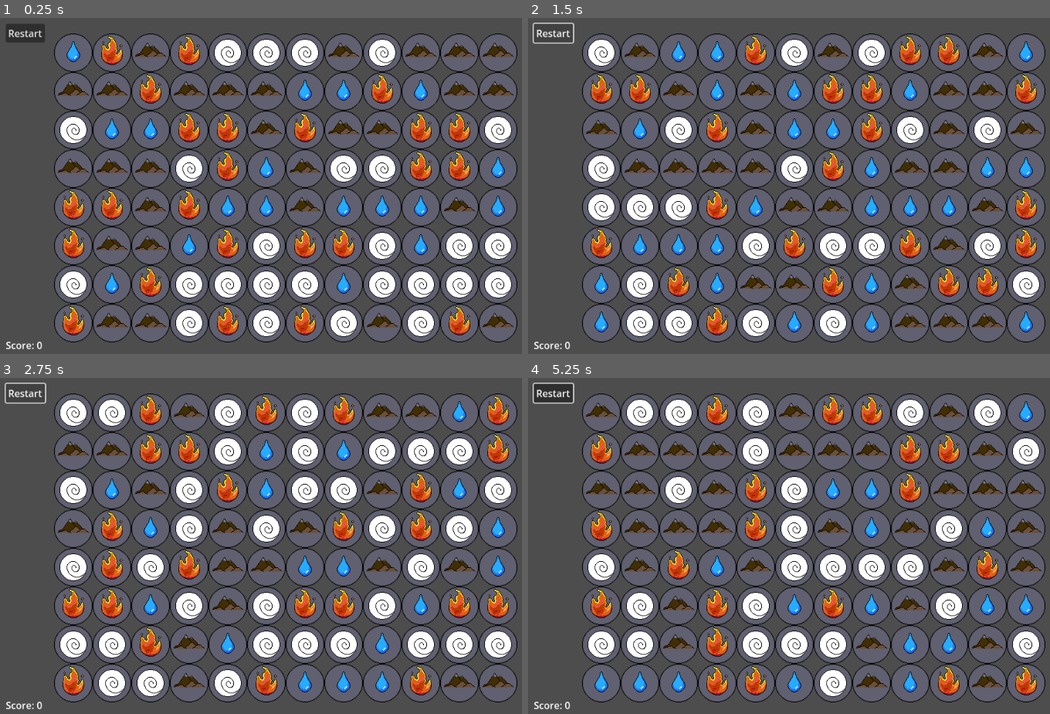
Above: before the commit, frames 1-4 (two rows, left to right).
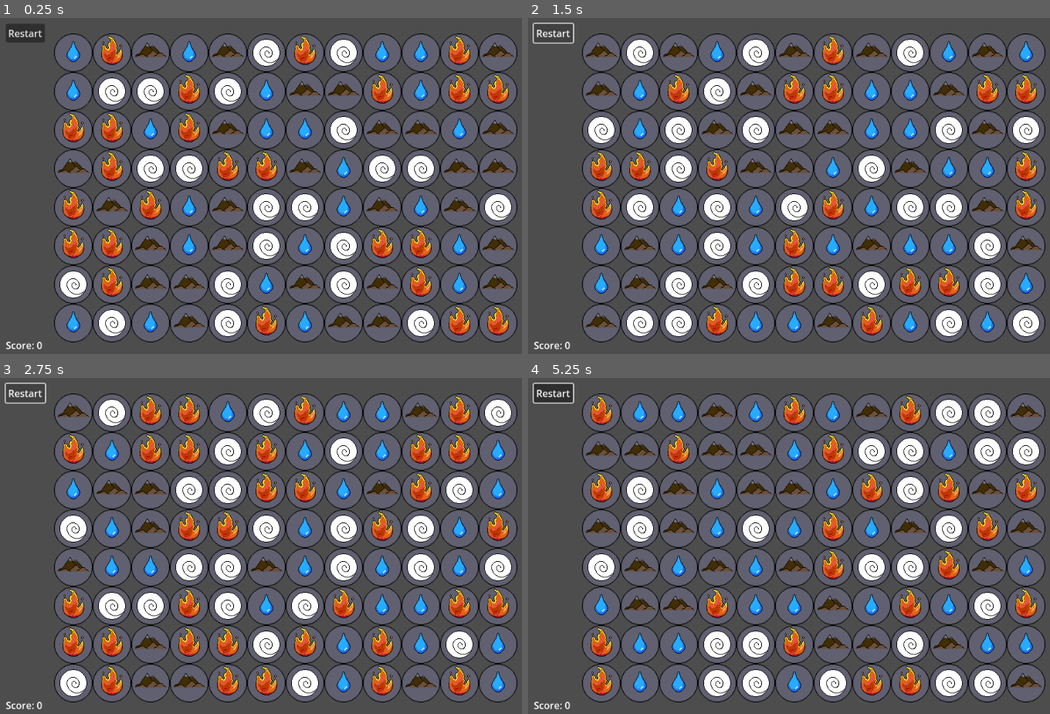
Above: after the commit, the same moments.

Repository: jordanlevy96/ProjectSierra
Game: Godot game, scene res://Scenes/MainScene.tscn
Same seed, same stepped clock (60 frames per second), same inputs: the game is played once before the commit and once after it. The engine's default icon, where the game draws it, is replaced by a stand-in: a white triangle on a blue panel in a dark square.
Inputs (mouse positions are in pixels of both pictures, inside the frame that each line leads up to):
- Up to frame 1 (0.25 s): no input
- Up to frame 2 (1.5 s): click "Restart" at 0.5 s; click "Restart" at 1.25 s
- Up to frame 3 (2.75 s): click "Restart" at 2 s
- Up to frame 4 (5.25 s): tap Enter at 2.75, 4.25 s; move the mouse to (601, 683) at 2.77 s; click (601, 683) at 2.92 s; tap Space at 3.5, 5 s; move the mouse to (601, 643) at 3.52 s; click (601, 643) at 3.67 s; move the mouse to (601, 606) at 4.27 s; click (601, 606) at 4.42 s; move the mouse to (601, 566) at 5.02 s; click (601, 566) at 5.17 s

The runs differ from the first frame. In frame 1, 19% of the frame differs, in the area x 11-99%, y 5-95%; in frame 2, 20%; in frame 3, 22%; in frame 4, 20%.

Commit message:
implement matching logic

Diff:
--- a/Assets/Resources/Decks/FireDeck.tres
+++ /dev/null
@@ -1,10 +0,0 @@
-[gd_resource type="Resource" script_class="StarterDeck" load_steps=2 format=3 uid="uid://c1q4rk3veo38v"]
-
-[ext_resource type="Script" path="res://Scripts/StarterDeck.gd" id="1_g82wc"]
-
-[resource]
-script = ExtResource("1_g82wc")
-name = "FireDeck"
-tile_counts = {
-"Fire": 60
-}
--- a/Scenes/MainScene.tscn
+++ b/Scenes/MainScene.tscn
@@ -7,8 +7,6 @@
 script = ExtResource("1_r626l")
 starter_deck = ExtResource("2_5111t")
 start = Vector2(-384, 224)
-offset = null
-seed = "test"
 
 [node name="Camera2D" type="Camera2D" parent="."]
 
--- a/Scripts/Game.gd
+++ b/Scripts/Game.gd
@@ -8,7 +8,7 @@
 @export var starter_deck: StarterDeck
 @export var start: Vector2
 @export var offset: int = 64
-@export var seed: String
+@export var game_seed: String
 
 var rng = RandomNumberGenerator.new()
 var deck = Deck.new()
@@ -22,13 +22,12 @@
 
 # Called when the node enters the scene tree for the first time.
 func _ready():
-	print(seed)
-	rng.seed = hash(seed)
+	print(game_seed)
+	rng.seed = hash(game_seed)
 	print(rng.seed)
 
 	assert(starter_deck != null, "Starter deck not set")
 	deck.initialize_deck(starter_deck, rng, resource_folder)
-
 
 	$UIContainer/ScoreLabel.text = "Score: 0"
 	$UIContainer/RestartButton.connect("pressed", Callable(self, "_on_RestartButton_pressed"))
@@ -37,12 +36,46 @@
 	initialize_grid()
 
 func find_matches():
+	print("finding matches")
+	var matches = []
 	for i in GRID_X:
 		for j in GRID_Y:
 			if grid[i][j] != null:
-				var current_tile = grid[i][j]
-				print(current_tile)
-				# if i > 0 && i < grid_size.x - 1:
+				var type = grid[i][j].type
+				var count = 1
+
+				# Check horizontal
+				var j2 = j + 1
+				while j2 < GRID_Y and grid[i][j2] != null and grid[i][j2].type == type:
+					count += 1
+					j2 += 1
+				if count >= 3:
+					matches.append(grid[i].slice(j, j2))
+
+				count = 1
+
+				# Check vertical
+				var i2 = i + 1
+				while i2 < GRID_X and grid[i2][j] != null and grid[i2][j].type == type:
+					count += 1
+					i2 += 1
+				if count >= 3:
+					var vert_match = []
+					while (count > 0):
+						print(count)
+						vert_match.append(grid[i+count-1][j])
+						count -= 1
+					matches.append(vert_match)
+
+	return matches
+
+func handle_matches(matches):
+	print(matches)
+	for tiles_in_match in matches:
+		print(tiles_in_match)
+		for tile in tiles_in_match:
+			print(tile.type)
+			tile.get_node("Sprite2D").modulate = Color(1, 1, 1, 0.5)
 
 func match_at(i, j, type):
 	if i > 1:
@@ -75,13 +108,13 @@
 			var tile = tile_scene.instantiate()
 			var tile_data = deck.get_random_tile()
 			tile.initialize_tile(tile_data)
-			# var count = 0
-			# while match_at(i, j, tile.get_type()):
-			# 	assert(count < 100, "Unable to initialize grid without matches")
-			# 	# if it matches, make a new tile instead
-			# 	tile.queue_free()
-			# 	tile = tile_scene.instantiate()
-			# 	count += 1
+			var count = 0
+			while match_at(i, j, tile.type):
+				assert(count < 100, "Unable to initialize grid without matches")
+				# if it matches, make a new tile instead
+				tile_data = deck.get_random_tile()
+				tile.initialize_tile(tile_data)
+				count += 1
 
 			add_child(tile)
 			tile.position = grid_to_pixel(i, j)
@@ -132,6 +165,7 @@
 	first_piece.move_piece(Vector2(direction.x * offset, direction.y * -offset));
 	other_piece.move_piece(Vector2(direction.x * -offset, direction.y * offset));
 	# find_matches_timer.start();
+	handle_matches(find_matches())
 
 func handle_swap():
 	var difference = final_touch - first_touch;
@@ -148,7 +182,7 @@
 
 
 # Called every frame. 'delta' is the elapsed time since the previous frame.
-func _process(delta):
+func _process(_delta):
 	touch_input()
 
 func _on_RestartButton_pressed():
--- a/Scripts/Tile.gd
+++ b/Scripts/Tile.gd
@@ -3,6 +3,8 @@
 @export var type: String
 
 signal tile_selected(tile)
+
+var matched: bool = false
 
 func initialize_tile(data):
 	type = data.tile_type
@@ -20,7 +22,6 @@
 func move_piece(change):
 	var move_tween = create_tween()
 	var target_position = position + change;
-	print(position, name, target_position);
 	move_tween.tween_property(
 		self, "position", target_position, .4
 		).set_trans(Tween.TRANS_BACK).set_ease(Tween.EASE_OUT)
